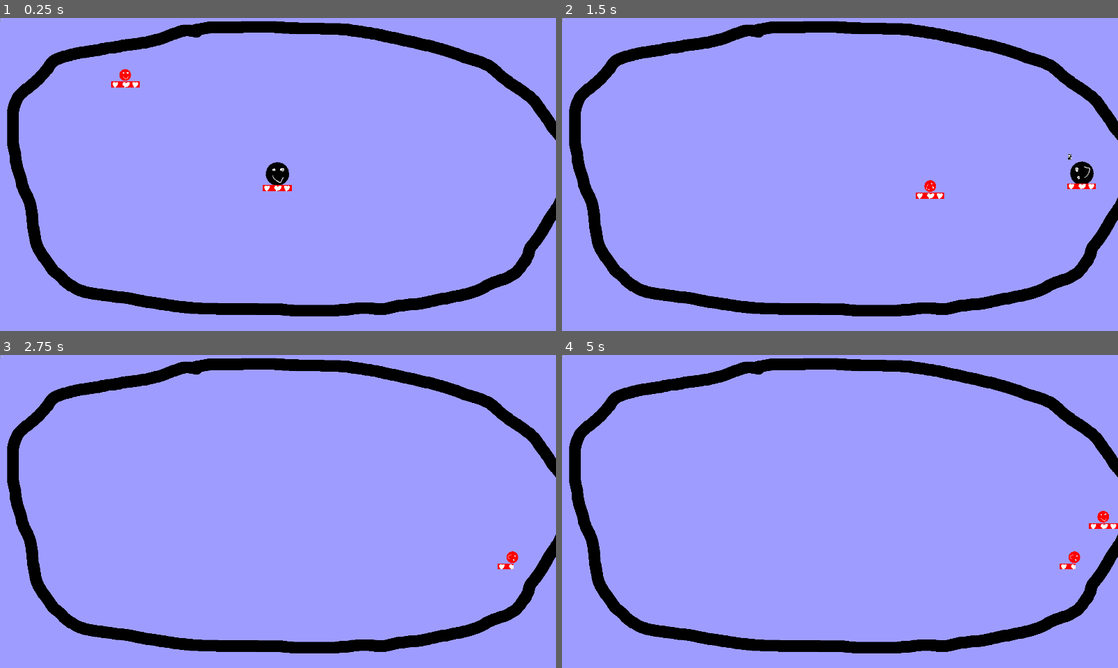
Above: before the commit, frames 1-4 (two rows, left to right).
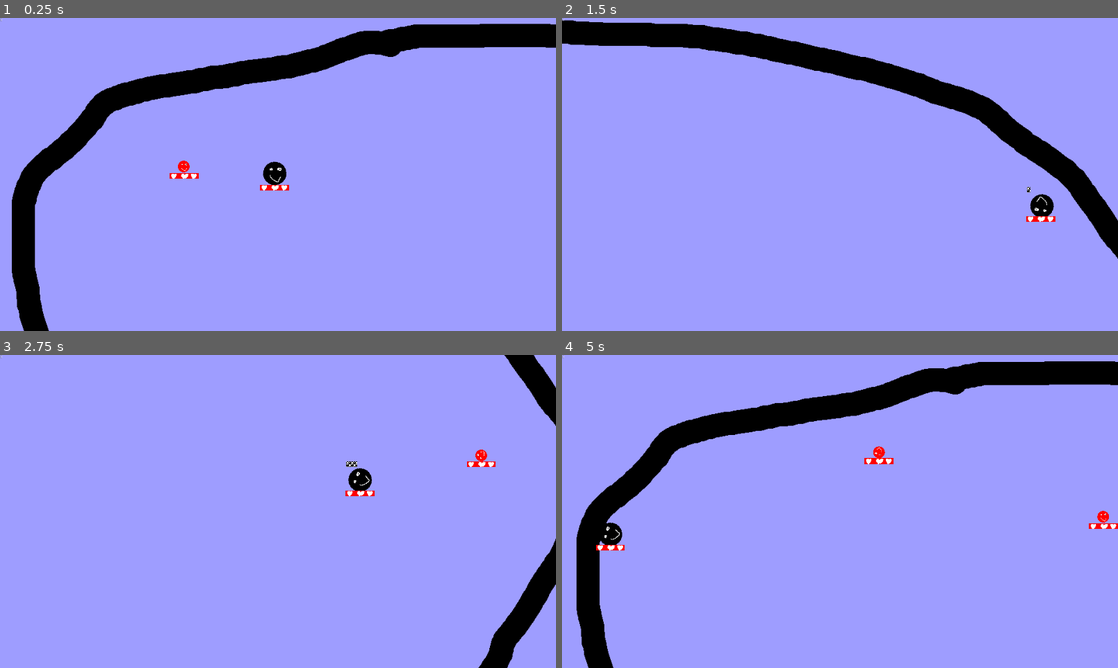
Above: after the commit, the same moments.

Repository: Junber/LD-47
Game: Godot game, scene res://Scenes/Root.tscn
Two runs of this game, one before a commit and one after it. Both use one fixed random seed, a clock stepped at 60 frames per second and the inputs below.
Inputs:
- Up to frame 1 (0.25 s): no input
- Up to frame 2 (1.5 s): hold D (move_right) 0.53-1.28 s; tap Space (boost) at 0.6, 1.35 s; hold S (move_down) from 1.28 s (still down)
- Up to frame 3 (2.75 s): release S (move_down) at 2.03 s; hold D (move_right) from 2.03 s (still down); tap Space (boost) at 2.1 s
- Up to frame 4 (5 s): release D (move_right) at 2.78 s; hold W (move_up) 2.78-3.53 s; tap Space (boost) at 2.85, 3.6, 4.35 s; hold A (move_left) from 3.53 s (still down)

The runs differ from the first frame. In frame 1, 18% of the frame differs, in the area x 1-100%, y 0-100%; in frame 2, 17%; in frame 3, 12%; in frame 4, 18%.
Error before the commit: Invalid get index 'position' (on base: 'previously freed instance'). (res://Scenes/Enemy.gd:24)

Commit message:
Add camera

Diff:
--- a/Scenes/Root.tscn
+++ b/Scenes/Root.tscn
@@ -19,8 +19,13 @@
 
 [node name="Root" type="Node2D"]
 
+[node name="ArenaCamera" type="Camera2D" parent="."]
+anchor_mode = 0
+zoom = Vector2( 2, 2 )
+
 [node name="Background" type="Sprite" parent="."]
-position = Vector2( 960, 540 )
+position = Vector2( 1920, 1080 )
+scale = Vector2( 2, 2 )
 z_index = -2
 texture = ExtResource( 3 )
 
@@ -28,6 +33,17 @@
 position = Vector2( 960, 540 )
 collision_mask = 4
 script = ExtResource( 1 )
+
+[node name="PlayerCamera" type="Camera2D" parent="Player"]
+position = Vector2( 9.29779, 1.66644 )
+current = true
+limit_left = 0
+limit_top = 0
+limit_right = 3840
+limit_bottom = 2160
+limit_smoothed = true
+drag_margin_h_enabled = true
+drag_margin_v_enabled = true
 
 [node name="CollisionShape2D" type="CollisionShape2D" parent="Player"]
 shape = SubResource( 1 )
@@ -66,9 +82,10 @@
 }
 
 [node name="Enemy" parent="." instance=ExtResource( 5 )]
-position = Vector2( 408.395, 181.377 )
+position = Vector2( 615.084, 512.792 )
 
 [node name="Border" type="StaticBody2D" parent="."]
+scale = Vector2( 2, 2 )
 collision_layer = 4
 collision_mask = 0
 
@@ -83,6 +100,7 @@
 one_way_collision_margin = 10.0
 
 [node name="EnemySpawnPath" type="Path2D" parent="."]
+scale = Vector2( 2, 2 )
 curve = SubResource( 2 )
 script = ExtResource( 4 )
 
--- a/Scripts/Player.gd
+++ b/Scripts/Player.gd
@@ -5,6 +5,10 @@
 
 func _ready():
 	pass
+
+func kill():
+	$"../ArenaCamera".make_current()
+	queue_free()
 
 func getDirection():
 	var x = int(Input.is_action_pressed("move_right")) - int(Input.is_action_pressed("move_left"))
